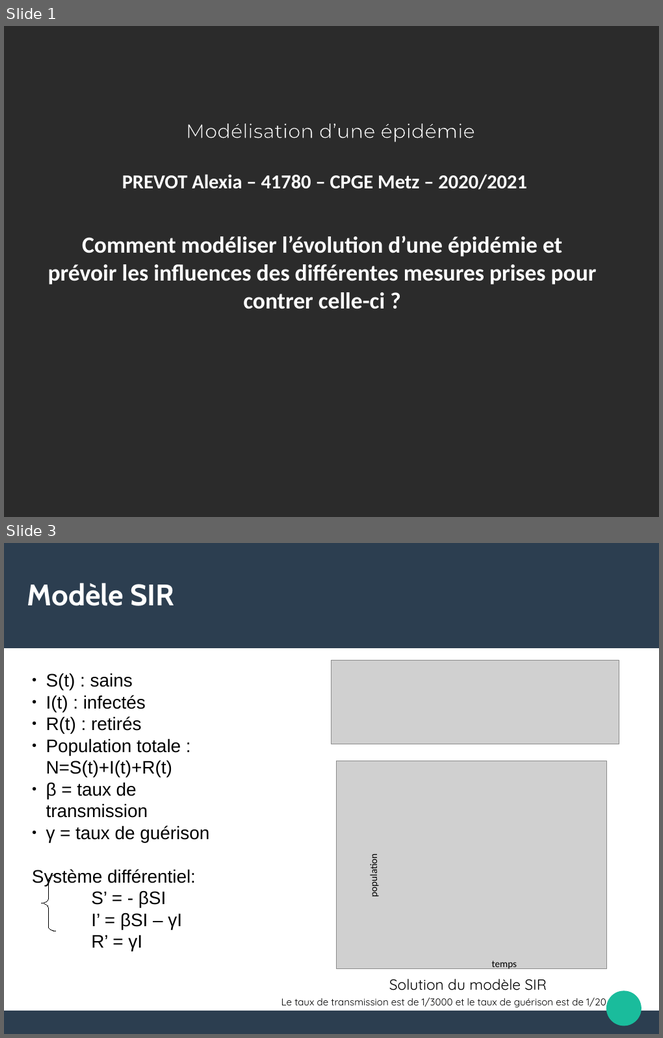
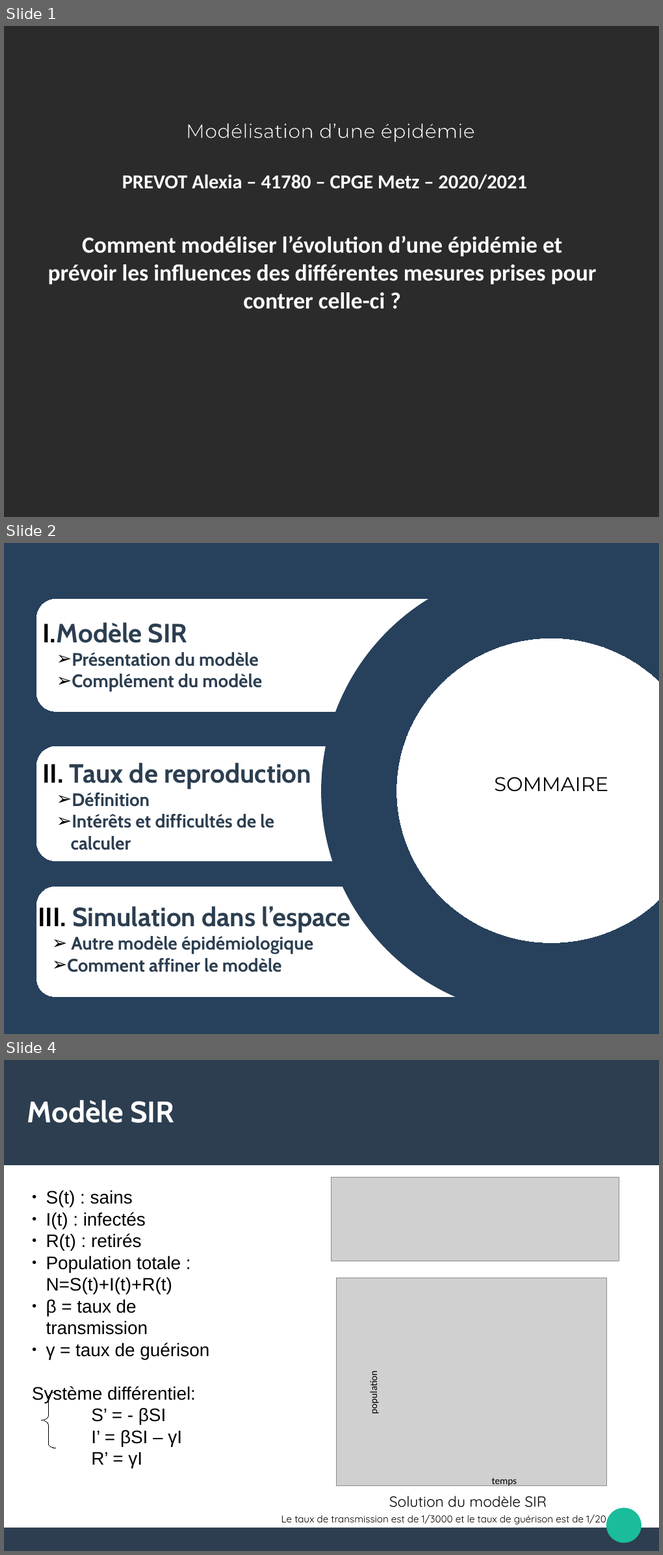
Before and after one commit to Alexia57/TIPE-2021-MP, a slide deck: Tipe_presentation.odp. Shown one above the other, each under a label of ours: slides 1 and 3 before the commit, slides 1, 2 and 4 after it; the slides between them are not shown. The pictures are 663x1038 and 663x1555 pixels, drawn with LibreOffice and Linux fonts; fonts in the diff are those of the drawing; grey boxes stand for pictures; background and template pictures are left out; a plain dark background stands for a picture behind light text. Boxes give left, top, right and bottom in pixels: in the first picture for what was removed or moved away, otherwise in the second. Text is boxed around its words. In the diff, an @@ line names an element or a change of style, - is before the commit and + after.

```diff
--- a/Tipe_presentation.odp
+++ b/Tipe_presentation.odp
@@ slide 2 added at (4,543,659,1034), background #FFFFFF @@
@@ rectangle added at (4,543,659,1034), fill #27415D, outline #3465A4 0 pt @@
@@ donut added at (322,566,659,1016), fill #27415D, outline #27415D 2.3 pt @@
@@ rounded rectangle added at (36,599,449,711), fill #FFFFFF, outline #FFFFFF 0 pt @@
@@ text added at (42,622,262,692), 22 pt, text #2C3E50, bold @@
+I. Modèle SIR
+  ➢ Présentation du modèle
+  ➢ Complément du modèle
@@ ellipse added at (397,639,659,943), fill #FFFFFF, outline #FFFFFF 0 pt @@
@@ rounded rectangle added at (36,747,402,861), fill #FFFFFF, outline #FFFFFF 0 pt @@
@@ text added at (70,763,311,850), 22 pt, text #2C3E50, bold @@
+II. Taux de reproduction
+  ➢ Définition
+  ➢ Intérêts et difficultés de le calculer
@@ text added at (494,777,608,792), 24 pt, text #000000 @@
+SOMMAIRE
@@ rounded rectangle added at (36,887,486,997), fill #FFFFFF, outline #FFFFFF 0 pt @@
@@ text added at (67,906,351,973), 22 pt, text #2C3E50, bold @@
+III. Simulation dans l’espace
+  ➢ Autre modèle épidémiologique
+  ➢ Comment affiner le modèle
@@ what was slide 3 is now slide 4 @@
```
Also in this commit, not shown: 3 slides changed, 3 other slides added, 2 slides removed, 12 other files.
